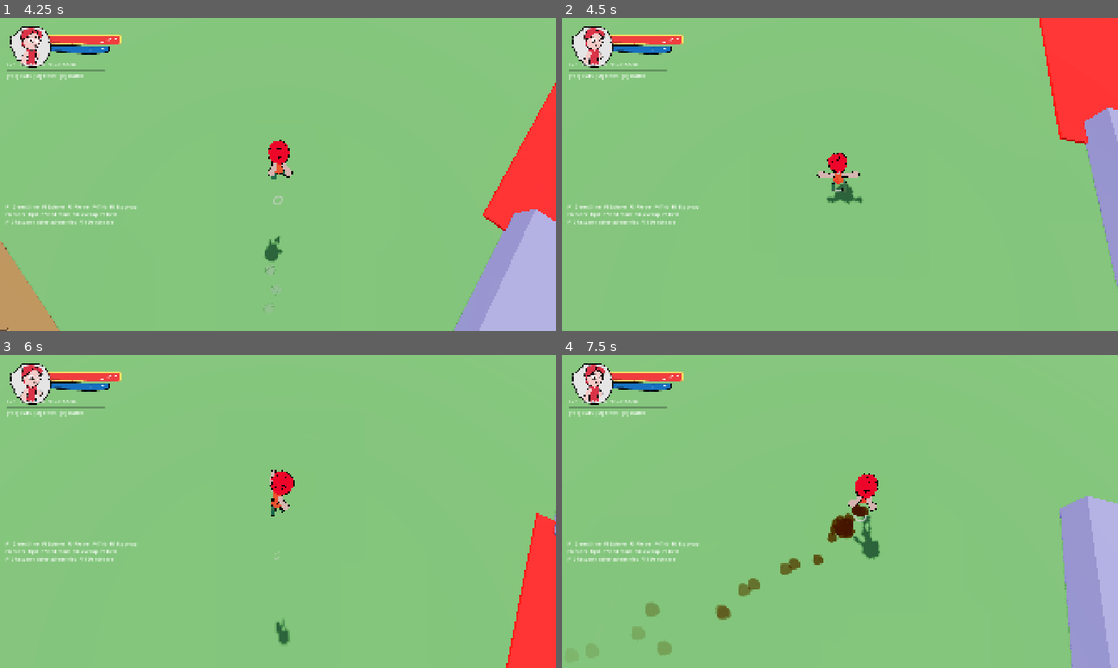
Above: before the commit, frames 1-4 (two rows, left to right).
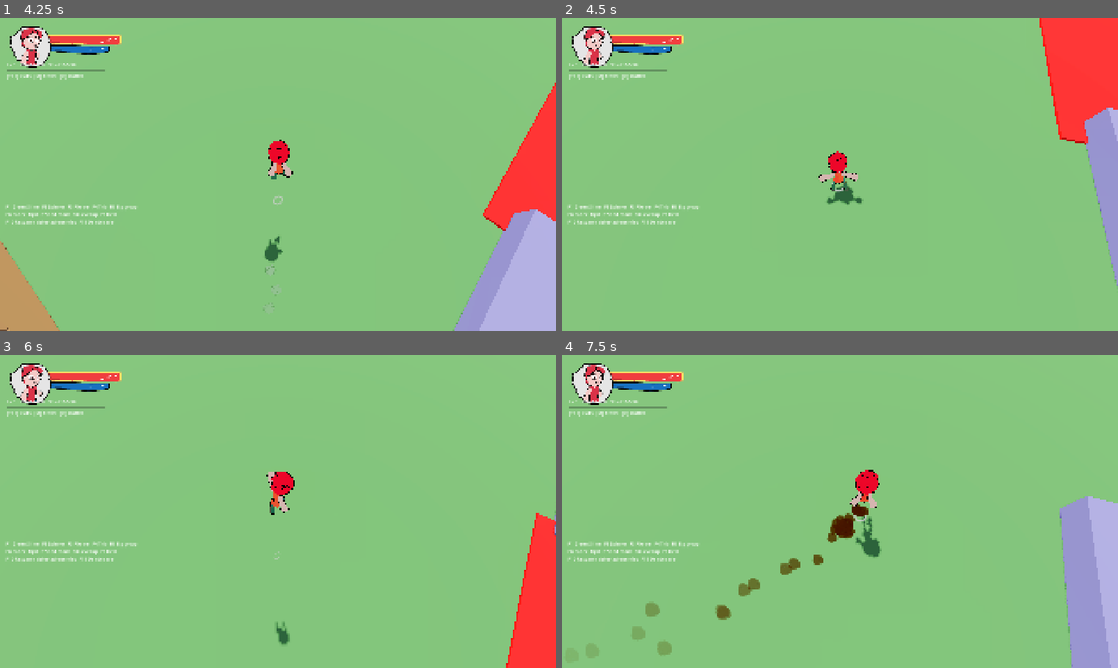
Above: after the commit, the same moments.

Repository: doggoanim/Krits
Game: Godot game, scene res://ui/main_menu.tscn
Two runs of this game, one before a commit and one after it. Both use one fixed random seed, a clock stepped at 60 frames per second and the inputs below.
Inputs (mouse positions are in pixels of both pictures, inside the frame that each line leads up to):
- Up to frame 1 (4.25 s): click "New Game" at 0.5 s; tap Enter at 1.25 s; move the mouse to (305, 174) at 1.27 s; hold W (move_forward) from 1.28 s (still down); tap Space (jump) at 1.35, 1.52, 1.82, 2.27, 2.3, 2.57, 3.05, 3.77, 3.8, 4.07 s; move the mouse to (250, 174) at 2.02 s; tap Ctrl (crouch_pound) at 2.1 s; move the mouse to (289, 168) at 2.77 s; tap E (interact) at 2.85 s; move the mouse to (272, 180) at 3.52 s; tap Shift (roll_dive) at 3.6 s
- Up to frame 2 (4.5 s): keep holding W (move_forward); move the mouse to (878, 177) at 4.27 s; tap Space (jump) at 4.35 s
- Up to frame 3 (6 s): keep holding W (move_forward); tap Space (jump) at 4.52, 4.82, 5.27, 5.3, 5.57 s; move the mouse to (233, 508) at 5.02 s; tap Ctrl (crouch_pound) at 5.1 s; move the mouse to (283, 511) at 5.77 s; tap E (interact) at 5.85 s
- Up to frame 4 (7.5 s): tap Space (jump) at 6.05, 6.77, 6.8, 7.07, 7.35 s; move the mouse to (817, 505) at 6.52 s; release W (move_forward) at 6.53 s; hold D (move_right) 6.53-7.28 s; tap Shift (roll_dive) at 6.6 s; move the mouse to (867, 511) at 7.27 s; hold W (move_forward) from 7.28 s (still down)

Frame 1 is identical in both runs. In frame 2, 0.2% of the frame differs, in the area x 45-54%, y 42-60%; in frame 3, 0.1%; in frame 4, 0.3%, in the area x 51-58%, y 36-66%.

Commit message:
Fix jump-start/falling poses restarting every frame instead of holding
PlayerVisual.play()'s dedupe required is_playing() to still be true to
count as "already showing this clip" — but a non-looping clip (jump
start poses, among others) naturally stops once it reaches its last
frame while current_animation stays pointed at it, so is_playing()
flips false. AirState calls play() every physics frame, so the very
next frame after a jump-start pose finished, the dedupe missed and
play() restarted it from frame 0 — over and over, reading as the
animation looping instead of holding its landing pose.

Dropped the is_playing() requirement so the dedupe is purely "is this
clip already the one assigned", matching what a one-shot pose actually
needs: play once, hold the last frame. Added ANIM_FALLING to
LOOPING_ANIMS, since it was relying on that same restart-on-finish bug
to fake a loop — now it loops properly via loop_mode instead of hard-
cutting back to frame 0 every time it finished. Also made
roll_jump_start() force-play its picked variant immediately, so two
jumps in a row randomly picking the same variant with nothing else
playing in between still restarts it rather than the dedupe mistaking
a frozen last frame for "already showing".

Diff:
--- a/player/player_visual.gd
+++ b/player/player_visual.gd
@@ -81,9 +81,12 @@
 ## Clips meant to play on repeat for as long as their state lasts, rather than
 ## play once and hold a final frame. glTF import defaults every clip to
 ## non-looping, so without this a sustained roll (or just standing still past
-## idle's own length) would play a fraction of a second then freeze — forcing
-## it here means the actual loop behavior never depends on import settings.
-const LOOPING_ANIMS := [ANIM_IDLE, ANIM_RUN, ANIM_ROLL, ANIM_CROUCH_IDLE, ANIM_CROUCH_WALK]
+## idle's own length, or falling for longer than the clip's own length) would
+## play once then freeze or (per play()'s dedupe, see there) hard-restart —
+## forcing it here means the actual loop behavior never depends on import
+## settings. Anything NOT in this list (jump_start1/2/3, air_dive, long_jump,
+## ground_pound, ...) is meant to play exactly once and hold its last frame.
+const LOOPING_ANIMS := [ANIM_IDLE, ANIM_RUN, ANIM_ROLL, ANIM_CROUCH_IDLE, ANIM_CROUCH_WALK, ANIM_FALLING]
 
 func _ready() -> void:
 	_model = MODEL_SCENE.instantiate()
@@ -140,6 +143,13 @@
 ## `force` skips the "already playing this clip" dedupe below — play_hold()
 ## needs it (see there); a state's regular per-frame play() calls don't, since
 ## skipping a no-op restart there is the whole point of that dedupe.
+## Deliberately does NOT require is_playing() to still be true for the dedupe
+## to count: a non-looping clip (anything not in LOOPING_ANIMS) naturally
+## stops once it reaches its last frame while current_animation stays set to
+## it, and a state driver that keeps calling play(anim_name) every frame
+## (AirState's jump-start pose, say) should see that as "already showing the
+## right pose" and leave it holding its last frame — not restart it from the
+## beginning every single frame forever.
 func play(anim_name: StringName, blend := 0.15, speed := 1.0, force := false) -> void:
 	if _hold_t > 0.0 and anim_name != _held_anim:
 		return
@@ -148,7 +158,7 @@
 	if not _anim.has_animation(anim_name):
 		push_warning("PlayerVisual.play(): no clip named '%s' in this model" % anim_name)
 		return
-	if not force and _anim.current_animation == anim_name and _anim.is_playing():
+	if not force and _anim.current_animation == anim_name:
 		return
 	_anim.play(anim_name, blend, speed, speed < 0.0)
 
@@ -194,12 +204,17 @@
 func cancel_hold() -> void:
 	_hold_t = 0.0
 
-## Picks a new random jump-start pose — call once when a jump begins (see
-## Player.start_jump()). AirState then just calls jump_start_anim() every
-## frame like it would any other per-frame animation, so the rest of the jump
-## doesn't need to know a variant was picked at all.
+## Picks a new random jump-start pose and plays it immediately — call once
+## when a jump begins (see Player.start_jump()). AirState then just calls
+## jump_start_anim() every frame like it would any other per-frame animation,
+## so the rest of the jump doesn't need to know a variant was picked at all.
+## Plays it here (force=true) rather than leaving that to AirState's own
+## per-frame play() call: on the rare chance two jumps in a row roll the same
+## variant with nothing else playing in between, play()'s ordinary dedupe
+## (same clip name already showing) would otherwise skip starting it fresh.
 func roll_jump_start() -> void:
 	_jump_start_anim = ANIM_JUMP_START_VARIANTS.pick_random()
+	play(_jump_start_anim, 0.15, 1.0, true)
 
 func jump_start_anim() -> StringName:
 	return _jump_start_anim
